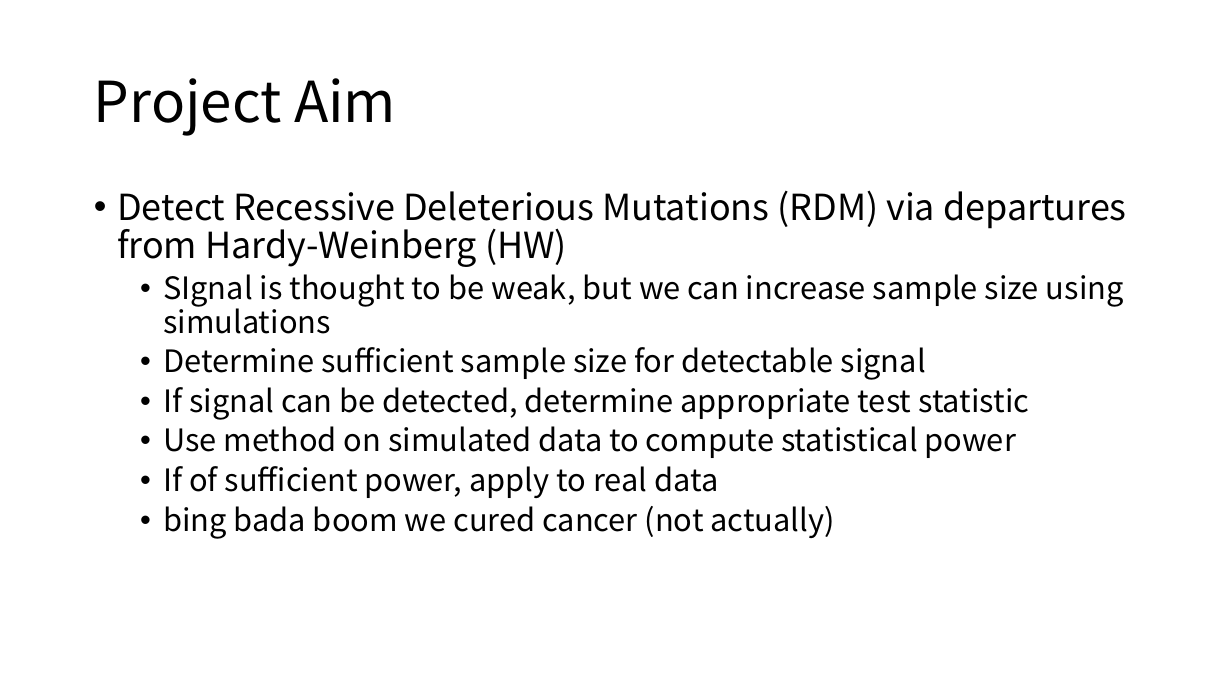
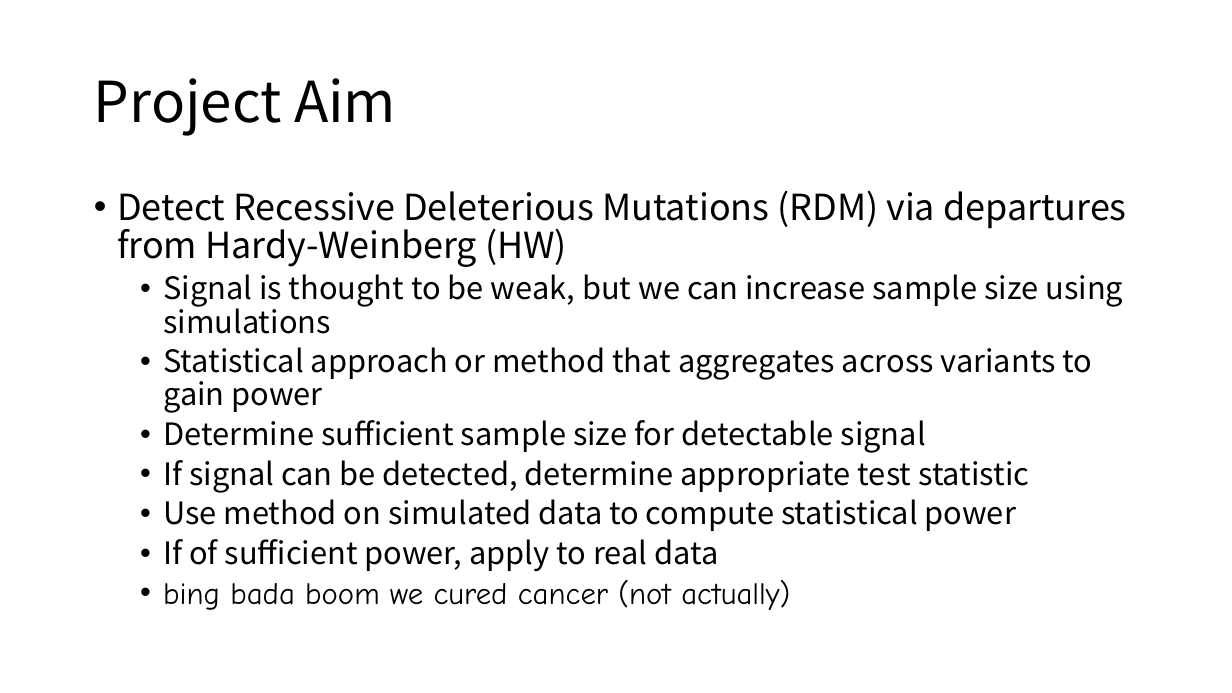
Before and after one commit to jon-mah/RDM_HW, a slide deck: slide 3 of Summary/20201007_RDM_HW_rotation_update.pptx (slide 2 before the commit). Drawn at 1232x693 pixels with LibreOffice and Linux fonts; fonts in the diff are those of the drawing. Boxes give left, top, right and bottom in pixels: in the first picture for what was removed or moved away, otherwise in the second. Text is boxed around its words. In the diff, an @@ line names an element or a change of style, - is before the commit and + after.

```diff
--- a/Summary/20201007_RDM_HW_rotation_update.pptx
+++ b/Summary/20201007_RDM_HW_rotation_update.pptx
@@ text at bbox=[163, 274, 1124, 413]: text changed @@
-  • SIgnal is thought to be weak, but we can increase sample size using simulations
+  • Signal is thought to be weak, but we can increase sample size using simulations
+  • Statistical approach or method that aggregates across variants to gain power
@@ text at bbox=[163, 580, 790, 610]: font Noto Sans CJK JP to Comic Neue in "bing bada boom we cured cancer (not ..." @@
```
Also in this commit, not shown: 2 other slides changed, 2 slides added, 4 other files.
